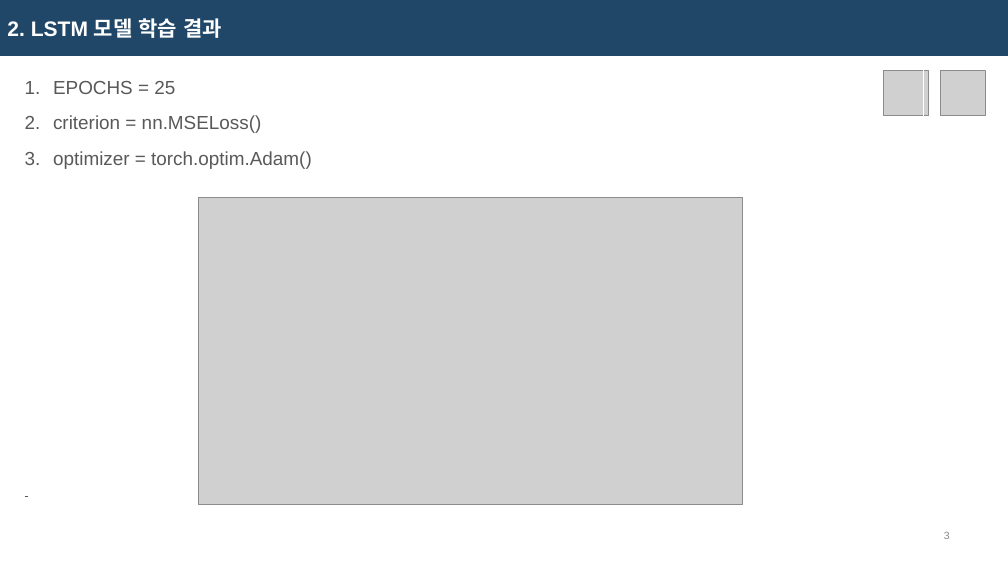
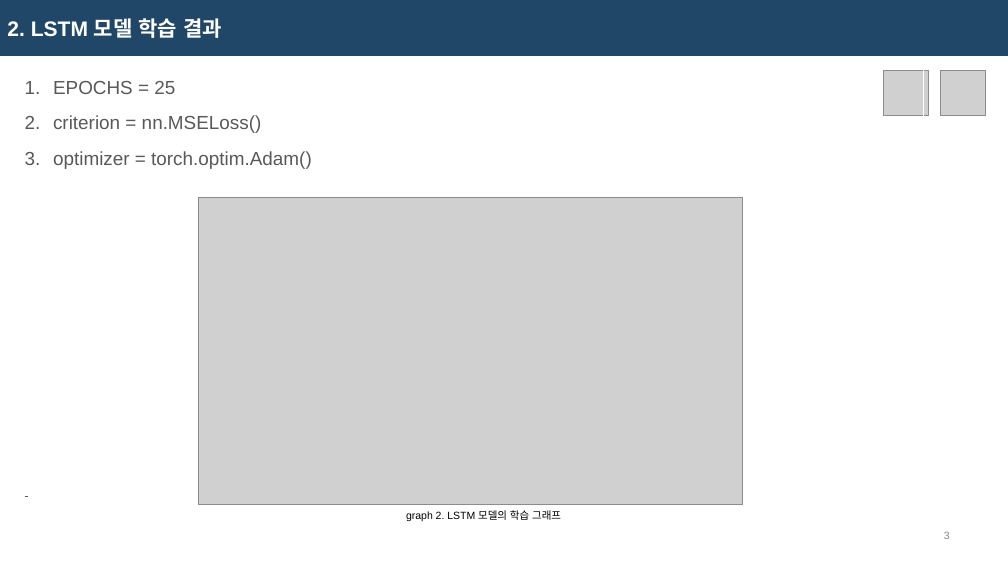
Before and after one commit to dae-hany/Battery_ESS_Projet, a slide deck: slide 6 of ppt/251112_최대한.pptx. Drawn at 1008x567 pixels with LibreOffice and Linux fonts; fonts in the diff are those of the drawing; grey boxes stand for pictures. Boxes give left, top, right and bottom in pixels: in the first picture for what was removed or moved away, otherwise in the second. Text is boxed around its words. In the diff, an @@ line names an element or a change of style, - is before the commit and + after.

```diff
--- a/ppt/251112_최대한.pptx
+++ b/ppt/251112_최대한.pptx
@@ text added at [406,510,561,521], 10 pt, text #000000 @@
+graph 2. LSTM 모델의 학습 그래프
```
Also in this commit, not shown: 9 other slides changed.
